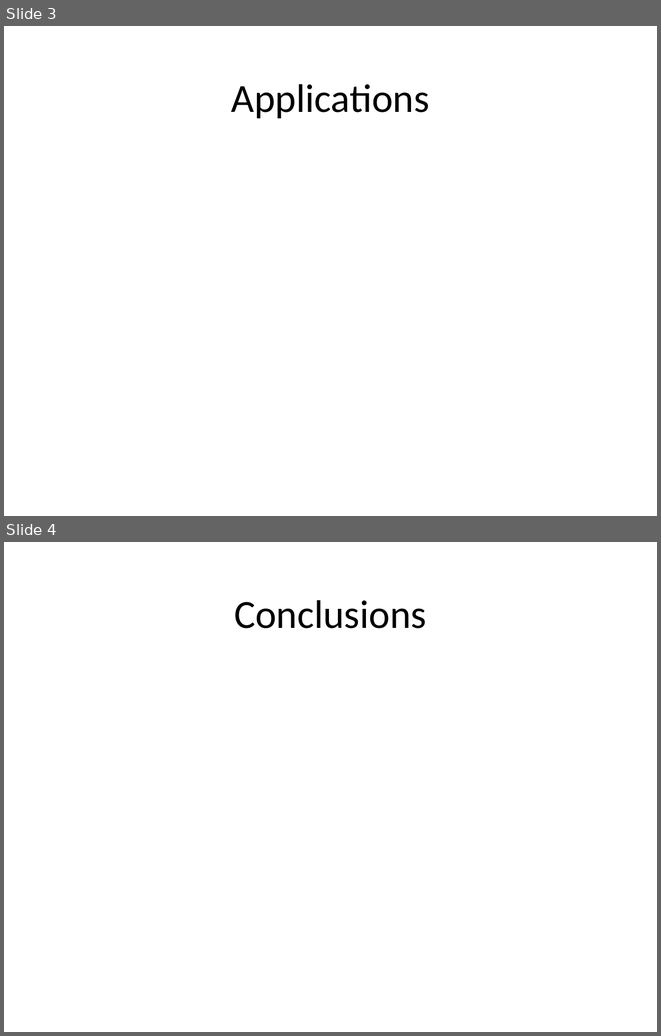
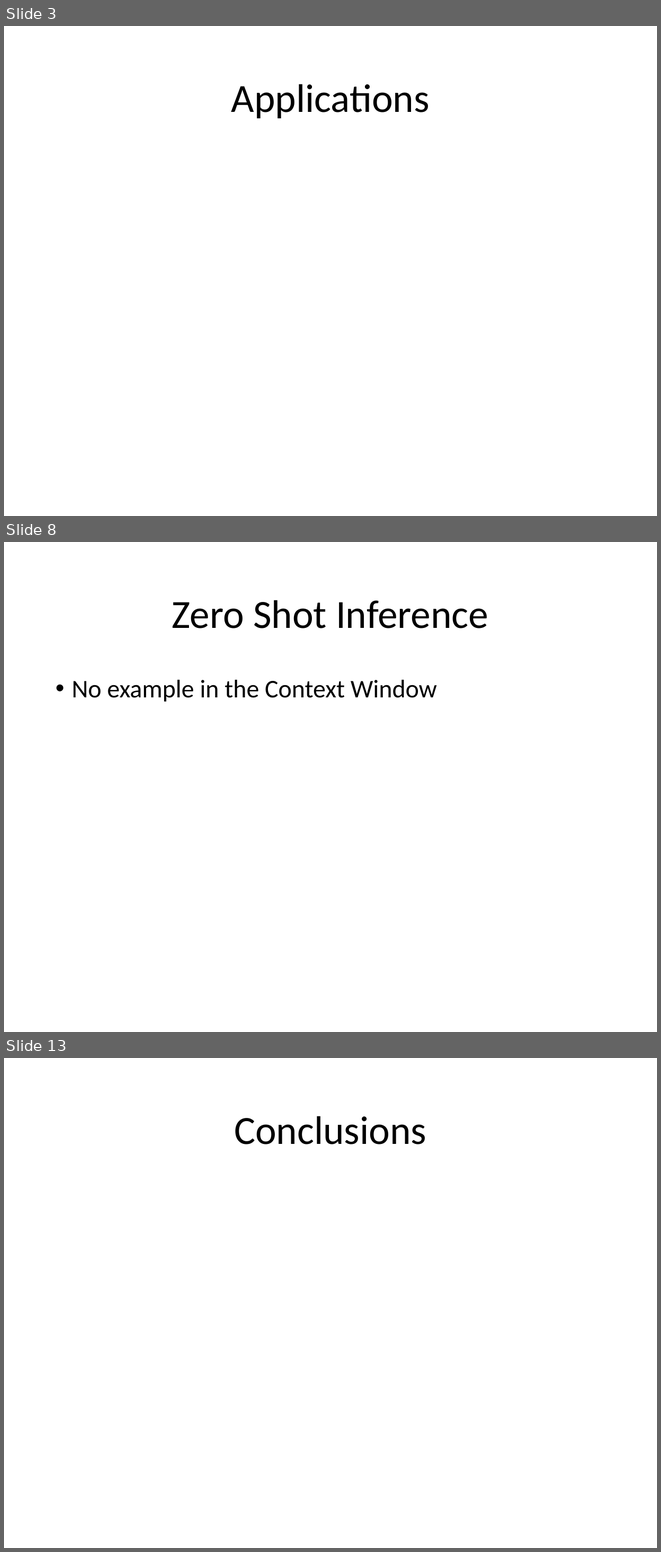
Before and after one commit to look4pritam/LargeLanguageModels, a slide deck: Presentations/LargeLanguageModels.pptx. Shown one above the other, each under a label of ours: slides 3 and 4 before the commit, slides 3, 8 and 13 after it; the slides between them are not shown. The pictures are 661x1036 and 661x1552 pixels, drawn with LibreOffice and Linux fonts; fonts in the diff are those of the drawing. Boxes give left, top, right and bottom in pixels: in the first picture for what was removed or moved away, otherwise in the second. Text is boxed around its words. In the diff, an @@ line names an element or a change of style, - is before the commit and + after.

```diff
--- a/Presentations/LargeLanguageModels.pptx
+++ b/Presentations/LargeLanguageModels.pptx
@@ slide 8 added at [4, 542, 657, 1032], background #FFFFFF @@
@@ title added at [172, 600, 488, 628], 44 pt, text #000000 @@
+Zero Shot Inference
@@ text added at [72, 679, 437, 702], 28 pt, text #000000 @@
+• No example in the Context Window
@@ what was slide 4 is now slide 13 @@
```
Also in this commit, not shown: 2 slides changed, 8 other slides added.
